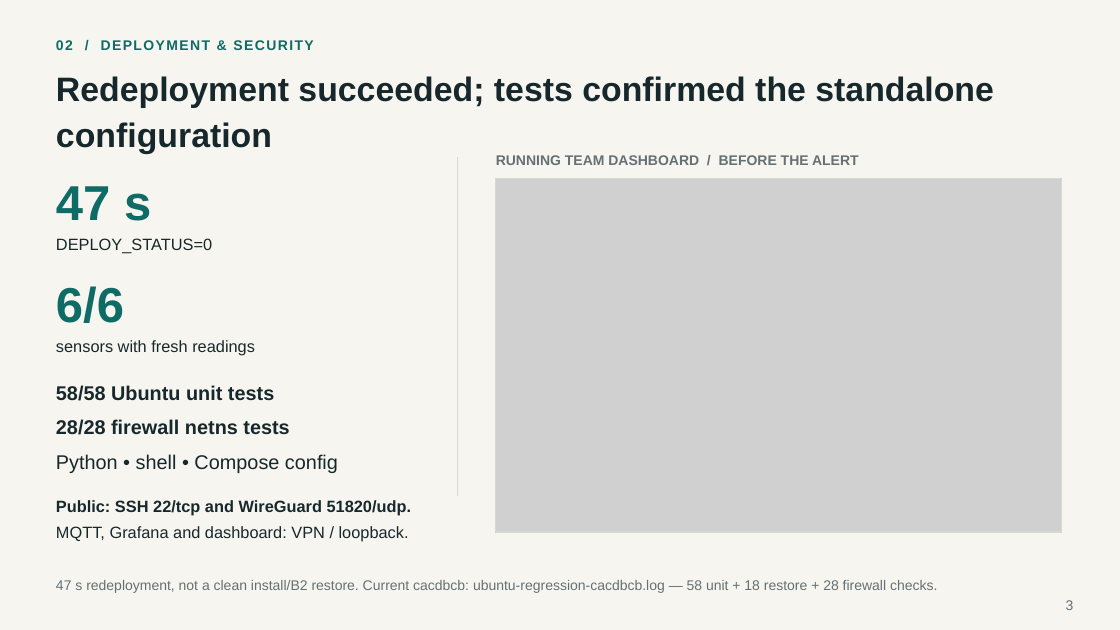
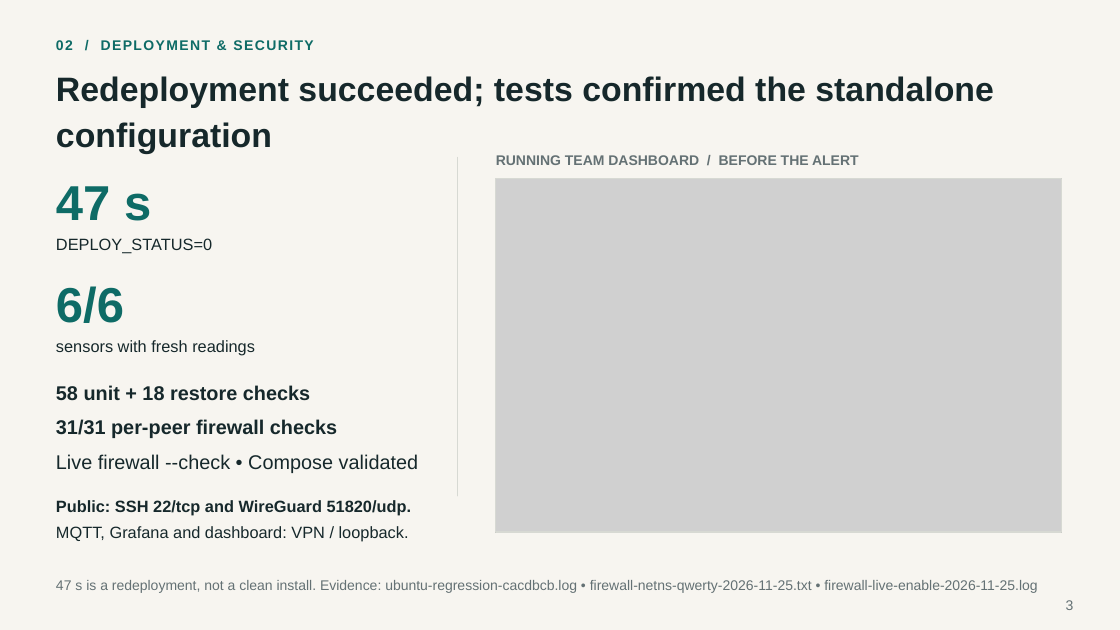
Before and after one commit to dtsulikowski-glitch/coil-projectD, a slide deck: slide 3 of evidence/checkin5/Project-D-standalone-testing-EN.pptx. Drawn at 1120x630 pixels with LibreOffice and Linux fonts; fonts in the diff are those of the drawing; grey boxes stand for pictures. Boxes give left, top, right and bottom in pixels: in the first picture for what was removed or moved away, otherwise in the second. Text is boxed around its words. In the diff, an @@ line names an element or a change of style, - is before the commit and + after.

```diff
--- a/evidence/checkin5/Project-D-standalone-testing-EN.pptx
+++ b/evidence/checkin5/Project-D-standalone-testing-EN.pptx
@@ text at [56, 385, 418, 473]: text changed @@
-58/58 Ubuntu unit tests
-28/28 firewall netns tests
-Python • shell • Compose config
+58 unit + 18 restore checks
+31/31 per-peer firewall checks
+Live firewall --check • Compose validated
@@ text at [56, 580, 1037, 593]: text changed @@
-47 s redeployment, not a clean install/B2 restore. Current cacdbcb: ubuntu-regression-cacdbcb.log — 58 unit + 18 restore + 28 firewall checks.
+47 s is a redeployment, not a clean install. Evidence: ubuntu-regression-cacdbcb.log • firewall-netns-qwerty-2026-11-25.txt • firewall-live-enable-2026-11-25.log
```
Also in this commit, not shown: 7 other slides changed, 2 other files.
